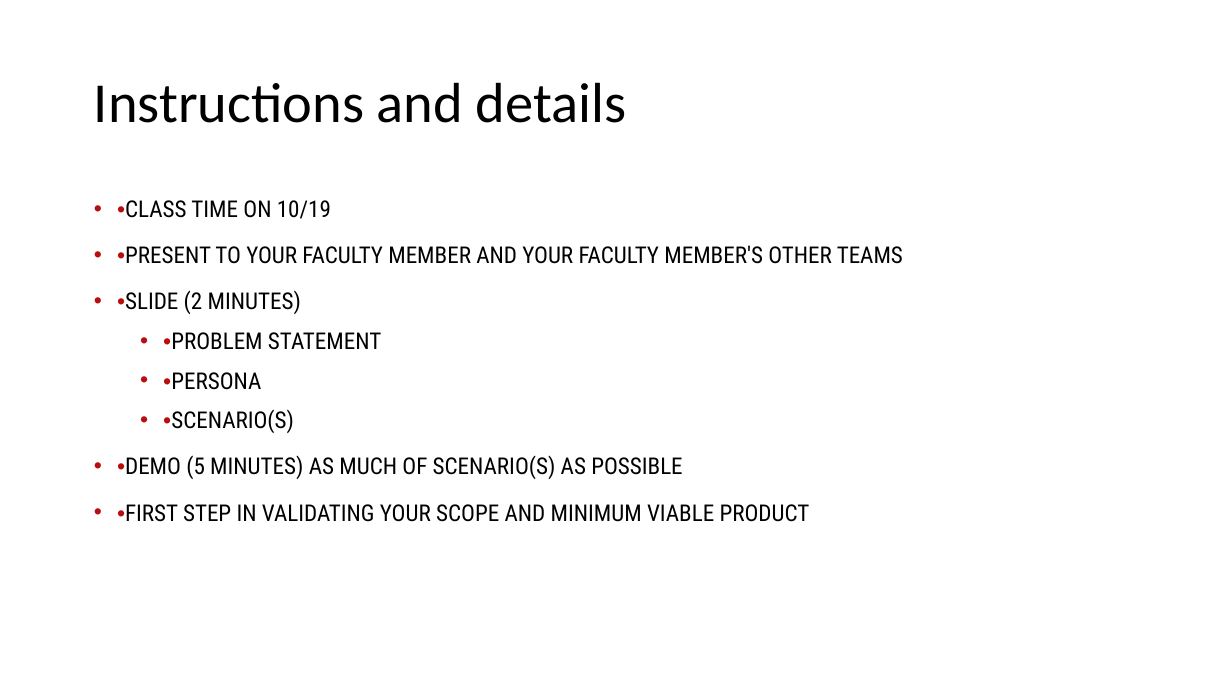
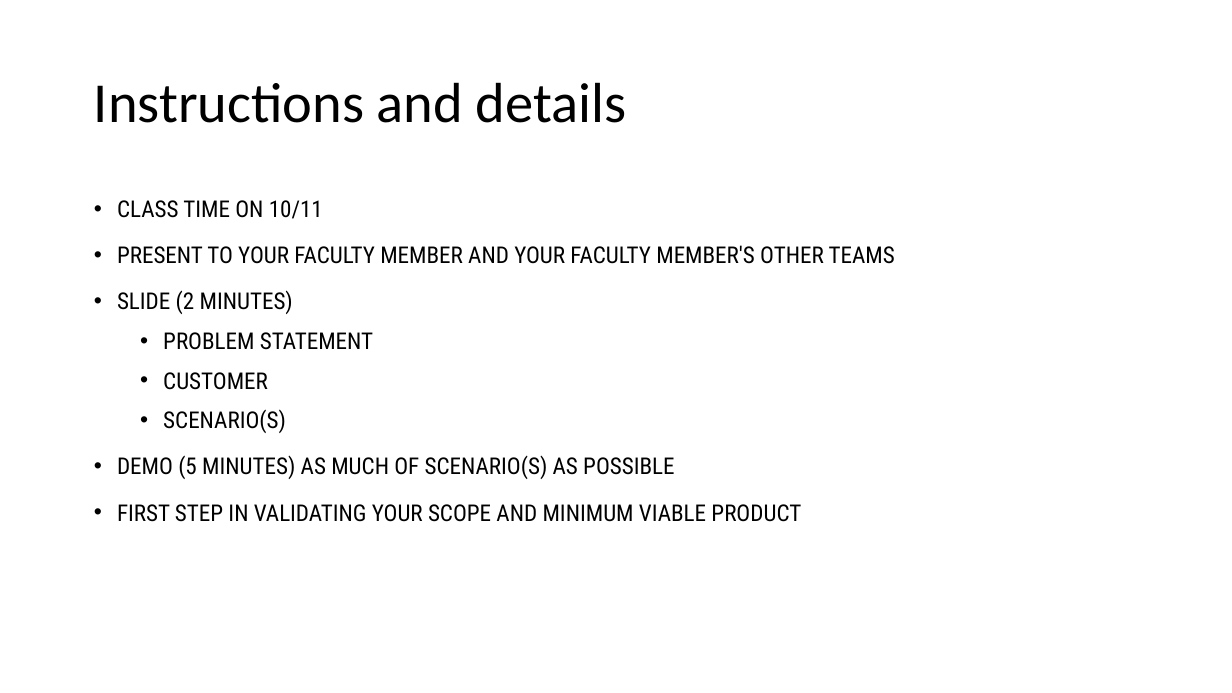
Before and after one commit to mschray/IPro497Sample, a slide deck: slide 1 of Course Content/Mid course presentation template.pptx. Drawn at 1232x693 pixels with LibreOffice and Linux fonts; fonts in the diff are those of the drawing. Boxes give left, top, right and bottom in pixels: in the first picture for what was removed or moved away, otherwise in the second. Text is boxed around its words. In the diff, an @@ line names an element or a change of style, - is before the commit and + after.

```diff
--- a/Course Content/Mid course presentation template.pptx
+++ b/Course Content/Mid course presentation template.pptx
@@ text at box(117, 200, 895, 522): text changed @@
-• •CLASS TIME ON 10/19
-• •PRESENT TO YOUR FACULTY MEMBER AND YOUR FACULTY MEMBER'S OTHER TEAMS
-• •SLIDE (2 MINUTES)
-• •PROBLEM STATEMENT
-• •PERSONA
-• •SCENARIO(S)
-• •DEMO (5 MINUTES) AS MUCH OF SCENARIO(S) AS POSSIBLE
-• •FIRST STEP IN VALIDATING YOUR SCOPE AND MINIMUM VIABLE PRODUCT
+• CLASS TIME ON 10/11
+• PRESENT TO YOUR FACULTY MEMBER AND YOUR FACULTY MEMBER'S OTHER TEAMS
+• SLIDE (2 MINUTES)
+• PROBLEM STATEMENT
+• CUSTOMER
+• SCENARIO(S)
+• DEMO (5 MINUTES) AS MUCH OF SCENARIO(S) AS POSSIBLE
+• FIRST STEP IN VALIDATING YOUR SCOPE AND MINIMUM VIABLE PRODUCT
```
Also in this commit, not shown: 1 other slide changed.
